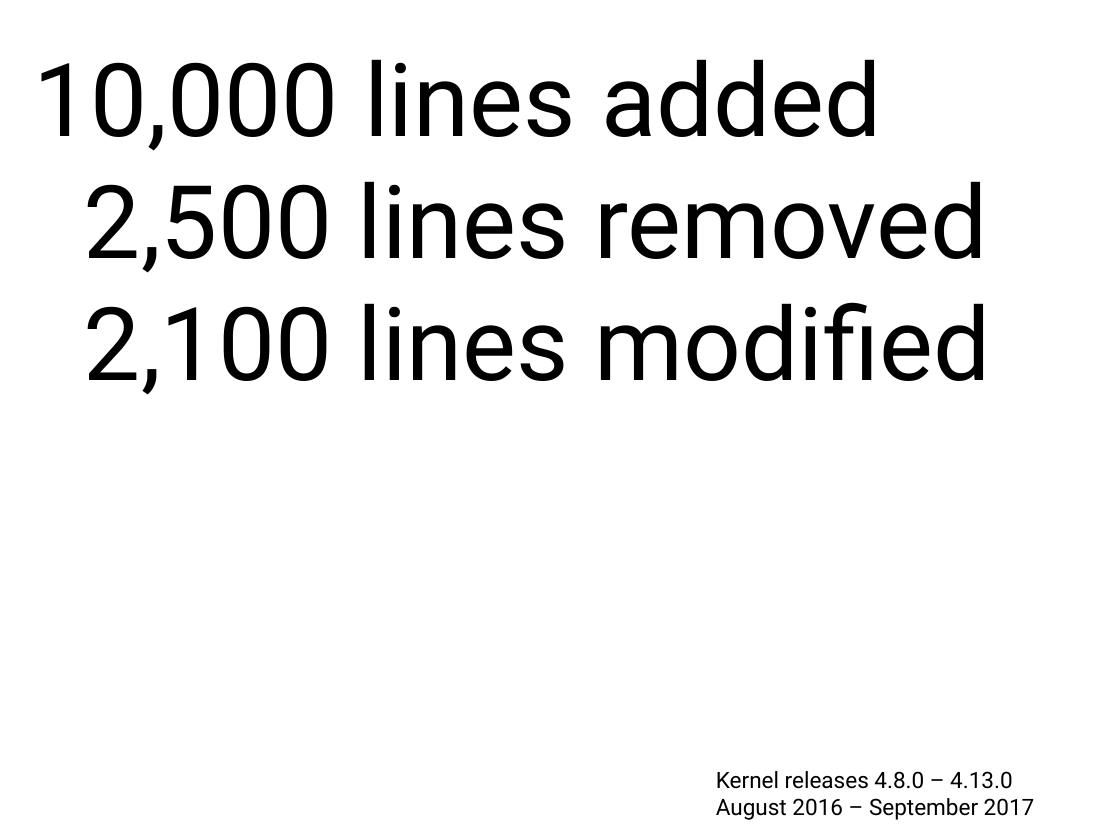
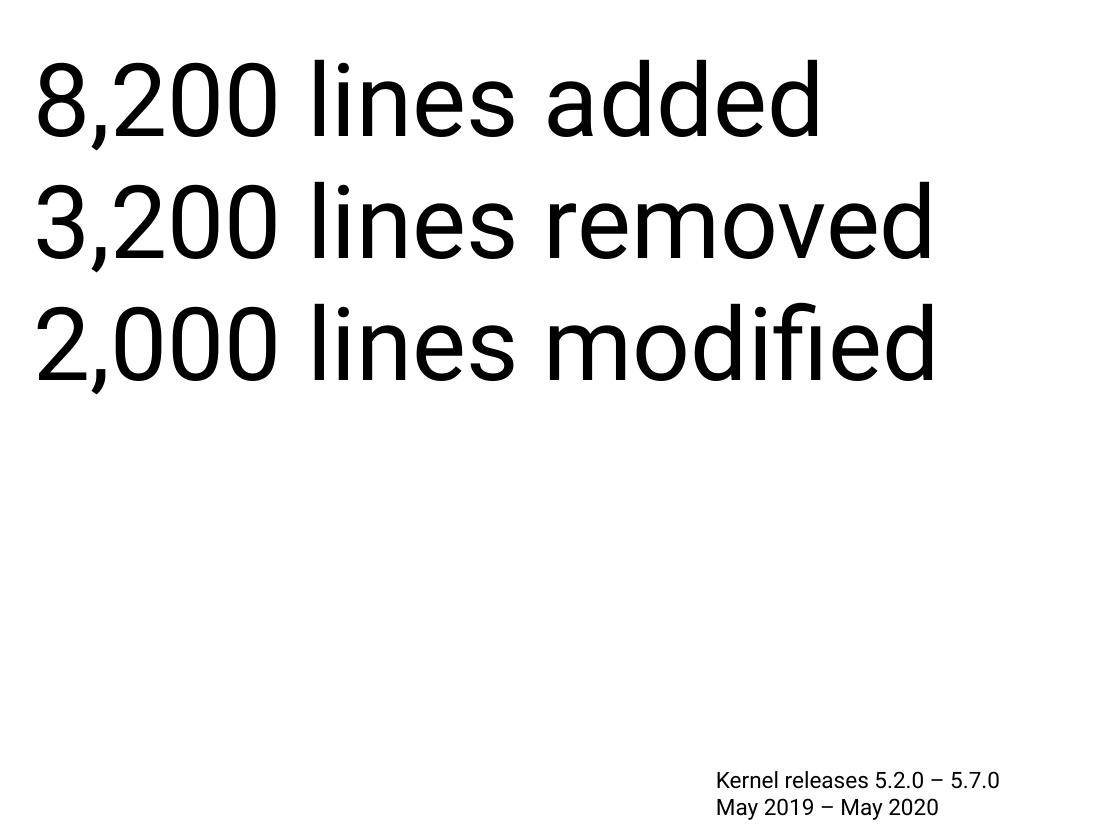
Before and after one commit to gregkh/presentation-release-model, a slide deck: slide 4 of release-model.odp. Drawn at 1120x840 pixels with LibreOffice and Linux fonts; fonts in the diff are those of the drawing. Boxes give left, top, right and bottom in pixels: in the first picture for what was removed or moved away, otherwise in the second. Text is boxed around its words. In the diff, an @@ line names an element or a change of style, - is before the commit and + after.

```diff
--- a/release-model.odp
+++ b/release-model.odp
@@ text at (34,59,940,395): text changed @@
-10,000 lines added
-2,500 lines removed
-2,100 lines modified
+8,200 lines added
+3,200 lines removed
+2,000 lines modified
@@ text at (716,771,1000,820): text changed @@
-Kernel releases 4.8.0 – 4.13.0
-August 2016 – September 2017
+Kernel releases 5.2.0 – 5.7.0
+May 2019 – May 2020
```
Also in this commit, not shown: 4 other slides changed, 1 other file.
